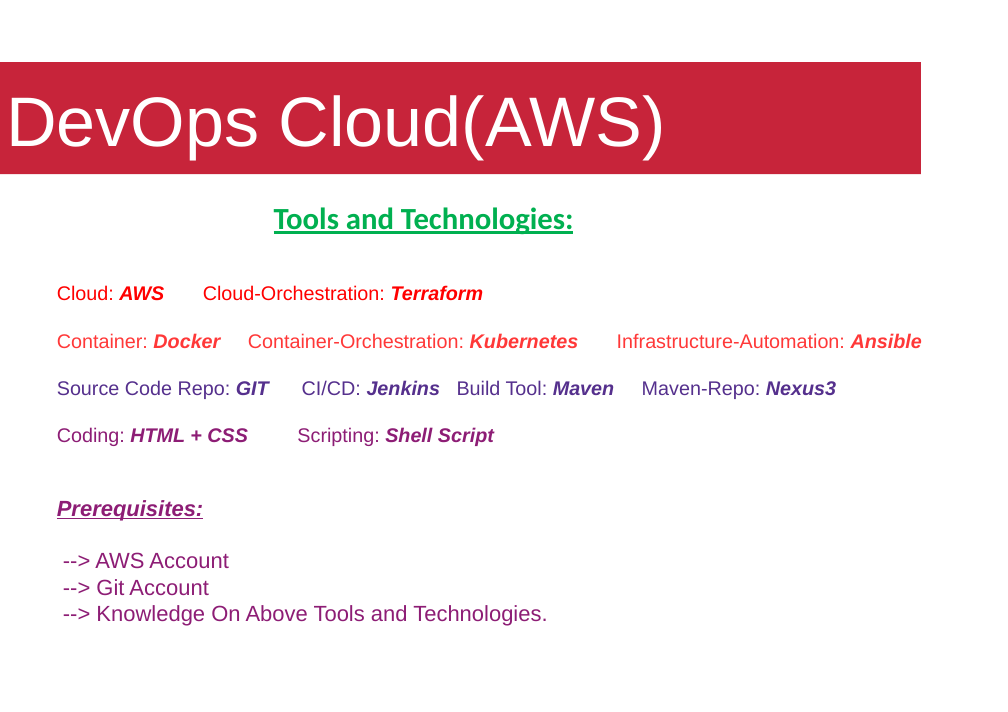
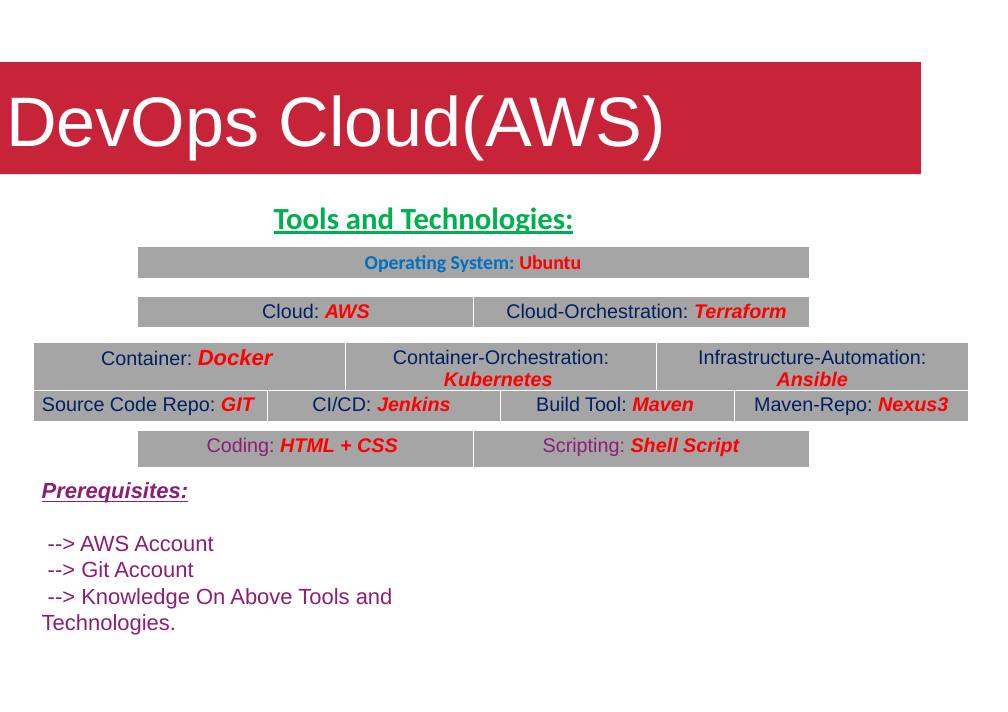
Before and after one commit to kiranpe/DevOpsCloud, a slide deck: slide 1 of DevOpsDoc.pptx. Drawn at 1008x712 pixels with LibreOffice and Linux fonts; fonts in the diff are those of the drawing; background and template pictures are left out. Boxes give left, top, right and bottom in pixels: in the first picture for what was removed or moved away, otherwise in the second. Text is boxed around its words. In the diff, an @@ line names an element or a change of style, - is before the commit and + after.

```diff
--- a/DevOpsDoc.pptx
+++ b/DevOpsDoc.pptx
@@ table added at (137,247,808,280), 1 rows, 1 columns @@
+Operating System: Ubuntu
@@ text at (57,285,614,446): paragraphs removed @@
-Cloud: AWS Cloud-Orchestration: Terraform
-Container: Docker Container-Orchestration: Kubernetes Infrastructure-Automation: Ansible
-Source Code Repo: GIT CI/CD: Jenkins Build Tool: Maven Maven-Repo: Nexus3
-Coding: HTML + CSS Scripting: Shell Script
@@ table added at (137,297,808,329), 1 rows, 2 columns @@
+Cloud: AWS | Cloud-Orchestration: Terraform
@@ table added at (34,342,968,390), 1 rows, 3 columns @@
+Container: Docker | Container-Orchestration: Kubernetes | Infrastructure-Automation: Ansible
@@ table added at (34,390,969,423), 1 rows, 4 columns @@
+Source Code Repo: GIT | CI/CD: Jenkins | Build Tool: Maven | Maven-Repo: Nexus3
@@ text "Prerequisites:": place and size @@
-text "Prerequisites:" at (57,285,614,626)
+text "Prerequisites:" at (42,482,393,635)
@@ table added at (137,431,808,468), 1 rows, 2 columns @@
+Coding: HTML + CSS | Scripting: Shell Script
```
Also in this commit, not shown: 15 other slides changed, 1 slide added.
